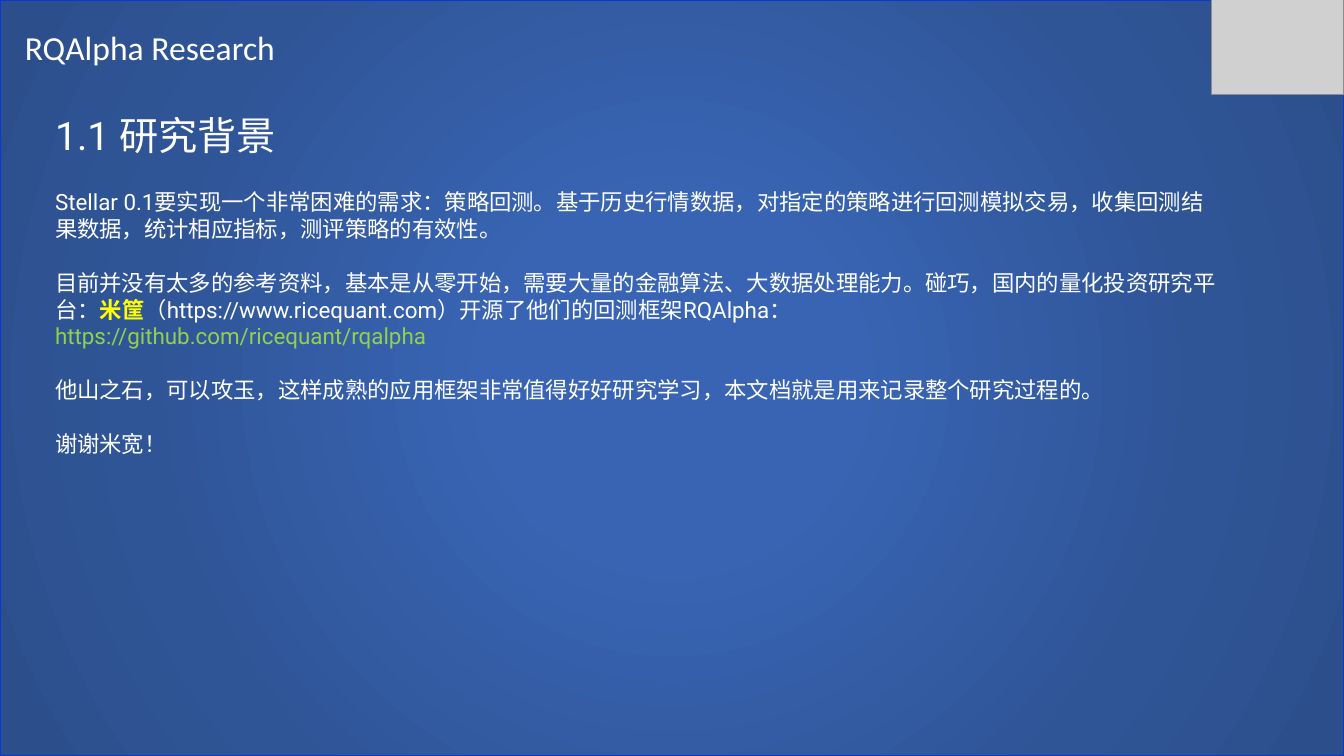
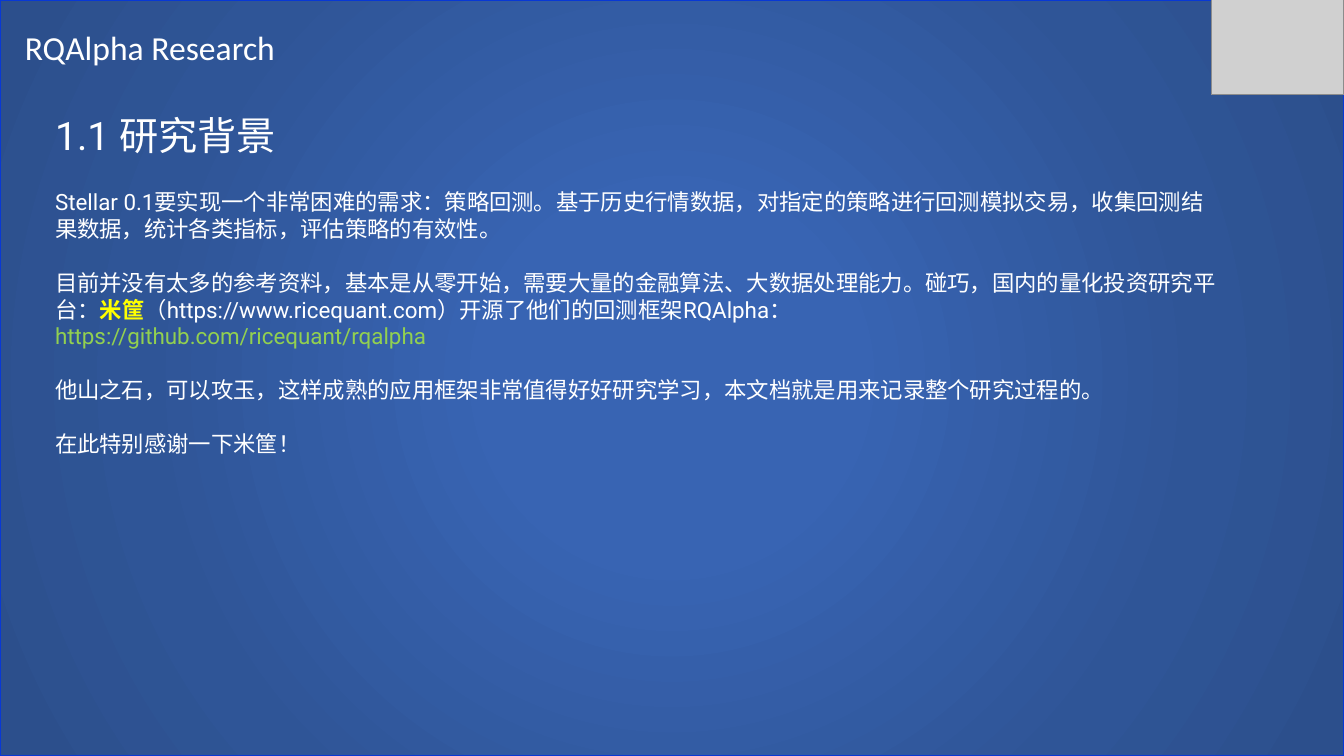
Before and after one commit to SCITLAS/Stellar, a slide deck: slide 7 of Stellar_0.1/documents/RQAlpha_Research.pptx. Drawn at 1344x756 pixels with LibreOffice and Linux fonts; fonts in the diff are those of the drawing; grey boxes stand for pictures. Boxes give left, top, right and bottom in pixels: in the first picture for what was removed or moved away, otherwise in the second. Text is boxed around its words. In the diff, an @@ line names an element or a change of style, - is before the commit and + after.

Commit message:
Bug fix

```diff
--- a/Stellar_0.1/documents/RQAlpha_Research.pptx
+++ b/Stellar_0.1/documents/RQAlpha_Research.pptx
@@ text at box(55, 191, 1204, 239): text changed @@
-Stellar 0.1要实现一个非常困难的需求：策略回测。基于历史行情数据，对指定的策略进行回测模拟交易，收集回测结果数据，统计相应指标，测评策略的有效性。
+Stellar 0.1要实现一个非常困难的需求：策略回测。基于历史行情数据，对指定的策略进行回测模拟交易，收集回测结果数据，统计各类指标，评估策略的有效性。
@@ text at box(55, 433, 301, 454): text changed @@
-谢谢米宽！
+在此特别感谢一下米筐！
```
